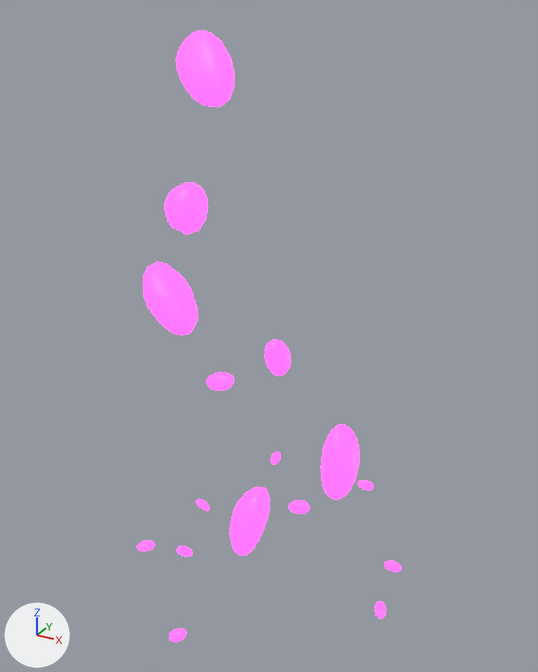
Before and after pictures for a commit that changed the FBX model Assets/Mesh/Beacon_Spawner/Blobs2.fbx.
Camera for both pictures: a 50 mm camera at (8.81, -15.88, 15.61) aimed at (0.38, -0.54, 7.94). The axes (+X, +Y, +Z) are drawn at lower left. The lights are the same throughout. Objects named as collision shapes, trigger or cutter boxes, shadow casters or lower levels of detail are left out.

Names of what the first picture shows: 'Sfere_LOD0'.
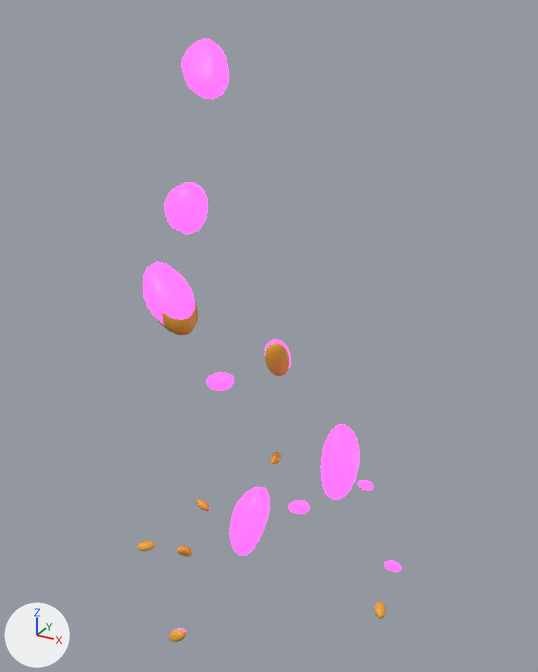
The newer file is also turned or shifted as a whole; pictures and numbers use the older file's frame.

What differs and where, as boxes [x1, y1, x2, y2] in the pictures (538 x 672 px; the box of a moved part takes in the faces that stretch with it):
'Sfere_LOD0', reshaped, recoloured (pink to orange): before [137, 30, 402, 642]; after [137, 39, 402, 642]
part 1 of me_mesh_325, moved or reshaped: before [176, 30, 234, 107]; after [182, 39, 229, 99]
part 2 of me_mesh_325, recoloured (pink to orange): [137, 452, 281, 642] in both
part 3 of me_mesh_325, recoloured (pink to orange): [375, 601, 386, 619] in both
part 4 of me_mesh_325, recoloured: [155, 299, 290, 376] in both

What changed in the scene script:
```text
Add mat_lumino1002:
    mat_lumino1002 = principled_material('Lumino1002')
    mat_lumino1002.base_color = (0.8, 0.371, 0.0316)  # orange #e7a432
Change me_mesh_325:
    used by ob_sfere_lod0; location = (0.0, 0.0, 0.0)
    remove me_mesh_325.from_pydata(...)  # 1655 vertices, 1663 faces; spans x -4.12..4.21, y -4.67..3.15, z 0.62..15.13
    add me_mesh_325.from_pydata(...)  # 1655 vertices, 1663 faces; spans x -4.12..4.21, y -4.67..3.15, z 0.62..14.94
    me_mesh_325 part 1: the loose piece of 102 vertices spanning x -2.57..-0.92, y -0.47..0.84, z 13.44..15.13 is multiplied about its middle by the matrix ((0.834, 0.007, 0.028), (-0.013, 0.816, 0.175), (-0.026, -0.176, 0.816)), then moved by (0.0, -0.01, -0.01)
    me_mesh_325 part 2: 412 of the faces centred in x -2.76..0.16, y -4.66..2.9, z 0.83..2.12 switch from mat_material_089 (pink #e719d4) to mat_lumino1002 (orange #e7a432)
    me_mesh_325 part 3: 133 of the faces centred in x 3.43..4.2, y -1.28..1.04, z 0.63..1.07 switch from mat_material_089 (pink #e719d4) to mat_lumino1002 (orange #e7a432)
    me_mesh_325 part 4: 106 of the faces centred in x -4.06..0.45, y -1.65..0.8, z 6.42..8.59 switch from mat_material_089 (pink #e719d4) to mat_lumino1002 (orange #e7a432)
```
